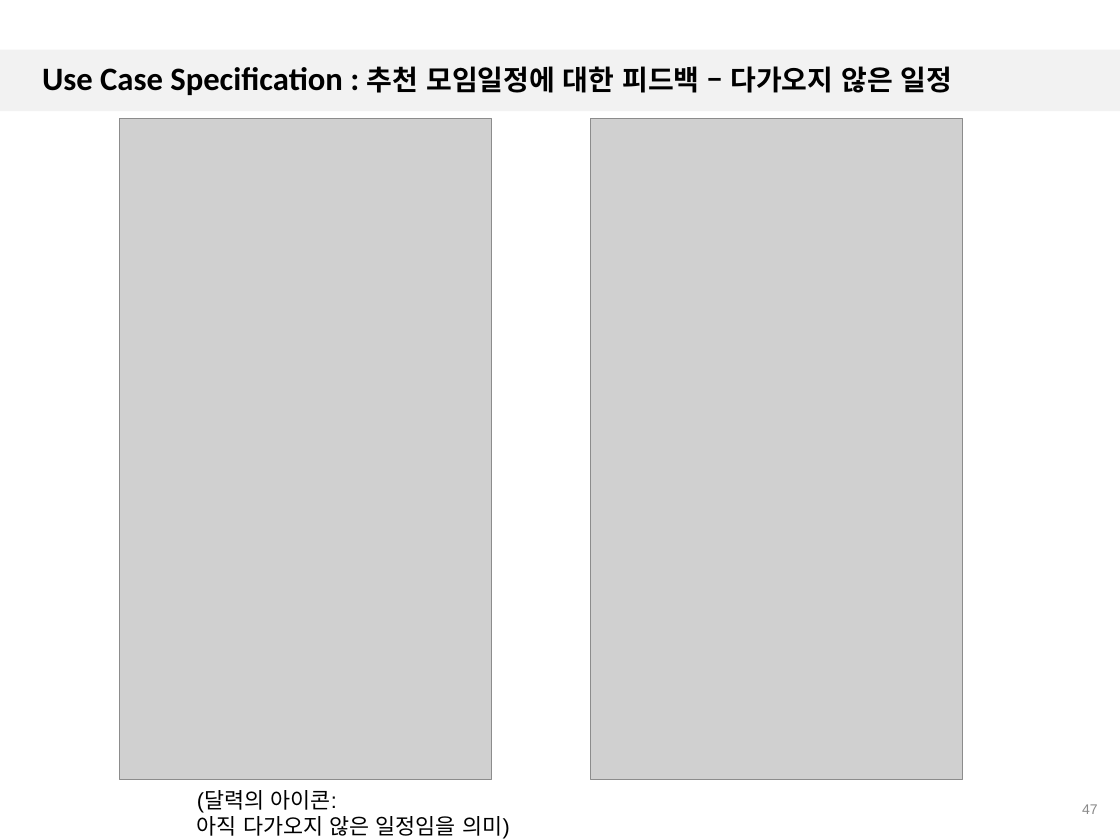
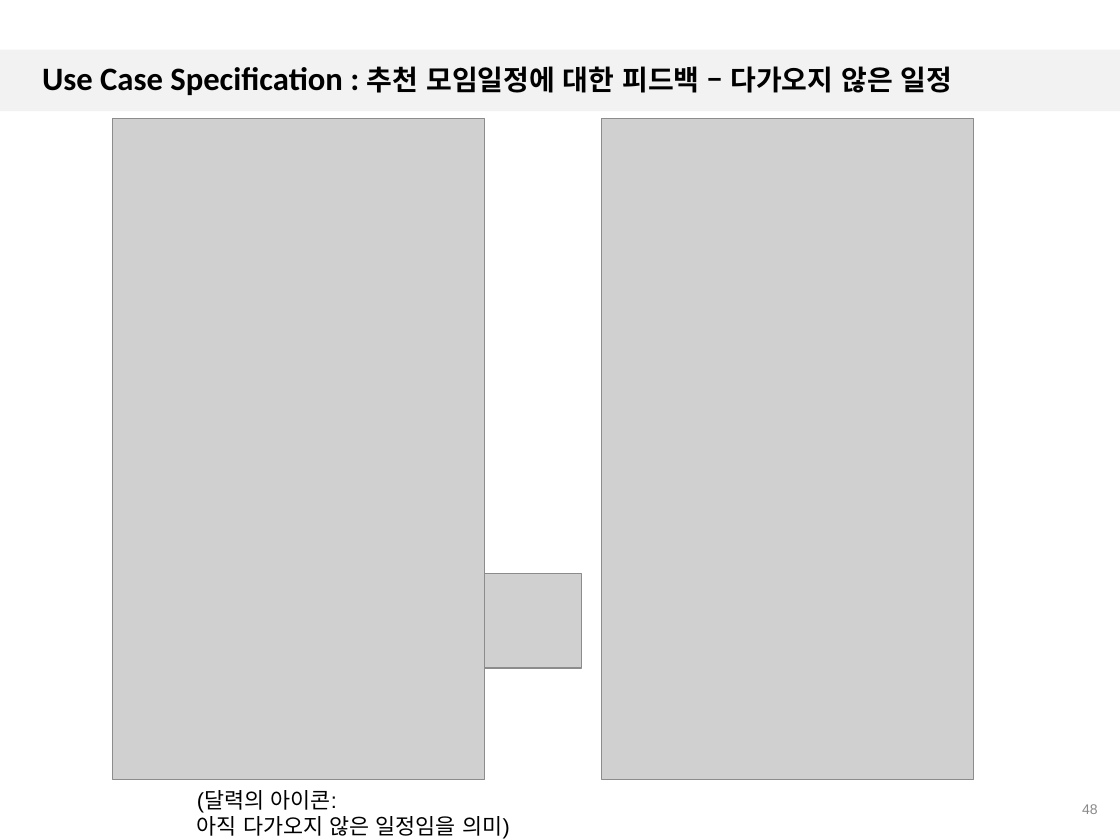
Before and after one commit to 7hong13/FillingGood, a slide deck: slide 48 of SRS/1.4/4팀_일정추천앱_UC_Spec_1.4.pptx (slide 47 before the commit). Drawn at 1120x840 pixels with LibreOffice and Linux fonts; fonts in the diff are those of the drawing; grey boxes stand for pictures; background and template pictures are left out. Boxes give left, top, right and bottom in pixels: in the first picture for what was removed or moved away, otherwise in the second. Text is boxed around its words. In the diff, an @@ line names an element or a change of style, - is before the commit and + after.

```diff
--- a/SRS/1.4/4팀_일정추천앱_UC_Spec_1.4.pptx
+++ b/SRS/1.4/4팀_일정추천앱_UC_Spec_1.4.pptx
@@ picture: place and size @@
-picture at (120,119,492,781)
+picture at (113,119,485,781)
@@ picture: place and size @@
-picture at (591,119,963,781)
+picture at (601,119,973,781)
@@ picture added at (485,573,581,669) @@
@@ page number at (1082,804,1098,814): text changed @@
-47
+48
```
Also in this commit, not shown: 5 other slides changed, 1 slide added.
